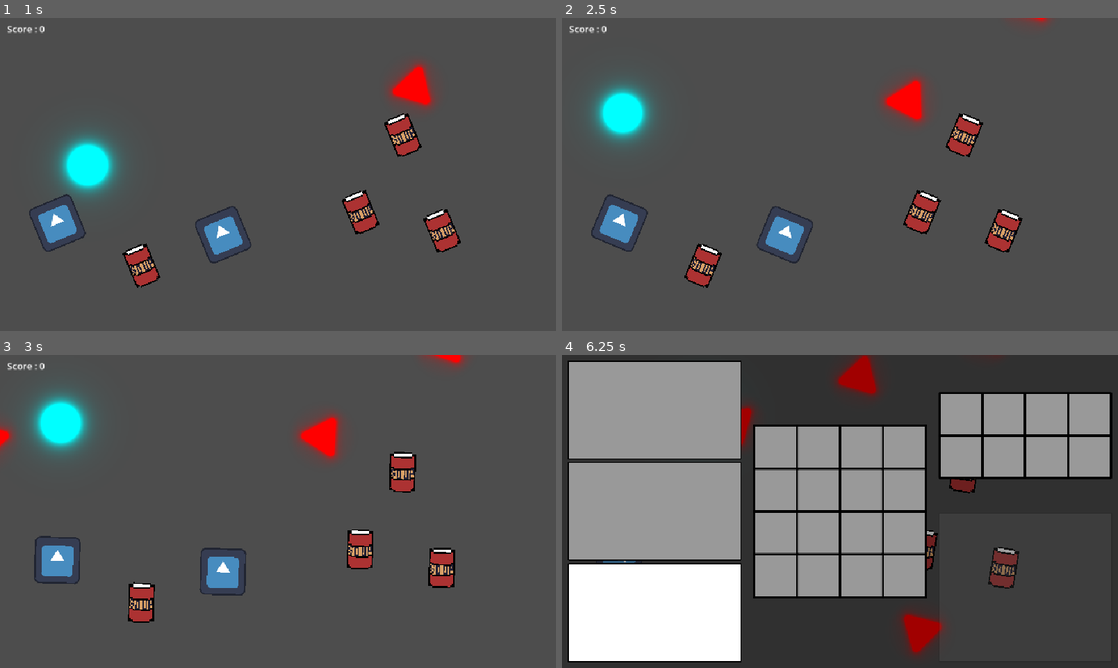
Above: before the commit, frames 1-4 (two rows, left to right).
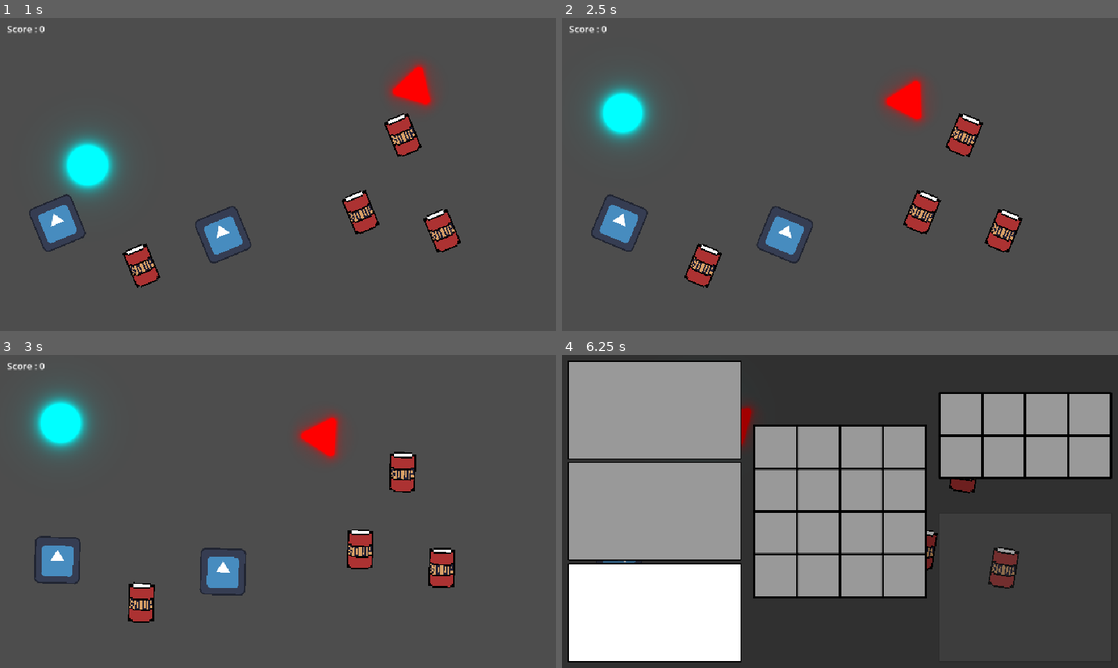
Above: after the commit, the same moments.

Repository: loco-choco/quantux-ui-experiment
Game: Godot game, scene res://main.tscn
The game is run twice, just before and just after one commit, with the same random seed, the same clock (stepped at 60 frames per second) and the same inputs. The engine's default icon, where the game draws it, is replaced by a stand-in: a white triangle on a blue panel in a dark square.
Inputs (mouse positions are in pixels of both pictures, inside the frame that each line leads up to):
- Up to frame 1 (1 s): move the mouse to (400, 158) at 0.52 s; hold Left (player_move_x_neg) from 0.53 s (still down); click (400, 158) at 0.67 s
- Up to frame 2 (2.5 s): move the mouse to (728, 190) at 1.27 s; release Left (player_move_x_neg) at 1.28 s; tap Right (player_move_x_pos) at 1.35 s; click (728, 190) at 1.42 s; move the mouse to (895, 105) at 2.02 s; hold Up (player_move_y_neg) from 2.03 s (still down); click (895, 105) at 2.17 s
- Up to frame 3 (3 s): move the mouse to (250, 574) at 2.77 s; release Up (player_move_y_neg) at 2.78 s; tap Down (player_move_y_pos) at 2.85 s; click (250, 574) at 2.92 s
- Up to frame 4 (6.25 s): move the mouse to (1006, 558) at 3.52 s; tap E (shoot) at 3.6 s; click (1006, 558) at 3.67 s; tap Space (hud_toggle_inventory) at 4.15 s; move the mouse to (656, 411) at 4.27 s; tap Left (player_move_x_neg) at 4.35 s; click (656, 411) at 4.42 s; click (656, 411) at 4.9 s; move the mouse to (656, 511) at 5.02 s; hold Right (player_move_x_pos) 5.03-5.78 s; click (656, 511) at 5.17 s; move the mouse to (656, 611) at 5.77 s; tap Up (player_move_y_neg) at 5.85 s; click (656, 611) at 5.92 s

Frame 1 is identical in both runs. In frame 2, less than 0.1% of the frame differs, in the area x 81-88%, y 0-3%; in frame 3, 0.4%; in frame 4, 1.5%, in the area x 49-79%, y 0-97%.

Commit message:
implemented item dropping

Diff:
--- a/gameplay/player.gd
+++ b/gameplay/player.gd
@@ -4,6 +4,7 @@
 
 @export var speed = 200
 
+@onready var inventory : Inventory = $%Inventory
 
 # Called when the node enters the scene tree for the first time.
 func _ready() -> void:
@@ -28,7 +29,11 @@
 	#else:
 		#$SpriteBouncer2D.stop()
 
-
 func _on_area_entered(area: Area2D) -> void:
 	if area is Item:
 		item_collected.emit(area as Item)
+
+
+func _on_inventory_item_dropped(item: Item) -> void:
+	item.global_position = global_position
+	get_parent().add_child(item)
--- a/hud.gd
+++ b/hud.gd
@@ -11,5 +11,4 @@
 			$Inventory.hide()
 
 func _on_player_item_collected(item: Item) -> void:
-	if $Inventory.add_item(item.item_data):
-		item.hide_in_game()
+	$Inventory.add_item(item)
--- a/inventories/grid/inventory.gd
+++ b/inventories/grid/inventory.gd
@@ -1,9 +1,10 @@
-extends PanelContainer
+class_name Inventory extends PanelContainer
 
 signal weapon_slot_update(item: ItemData)
-signal item_dropped(item: ItemData)
+signal item_dropped(item: Item)
 
 @export var inventory_item_scene: PackedScene
+@export var item_scene: PackedScene
 
 @onready var bag_grid: ItemGrid = $%Bag
 @onready var quick_inv_grid: ItemGrid = $%QuickInventory
@@ -17,21 +18,26 @@
 func _weapon_slot_update(item: InventoryItem) -> void:
 	weapon_slot_update.emit(item.data)
 
-func _drop_item_slot_update(item: InventoryItem) -> void:
-	if item == null:
+func _drop_item_slot_update(inv_item: InventoryItem) -> void:
+	if inv_item == null:
 		return
-	item.queue_free()
+	var dropped_item : Item  = item_scene.instantiate()
+	dropped_item.item_data = inv_item.data
+	inv_item.queue_free()
 	drop_item_slot.clear_item()
-	item_dropped.emit(item.data)
+	item_dropped.emit(dropped_item)
 
-func add_item(item_data: ItemData) -> bool:
-	var inventory_item = inventory_item_scene.instantiate()
+func add_item(item: Item) -> bool:
+	var item_data : ItemData = item.item_data
+	var inventory_item : InventoryItem  = inventory_item_scene.instantiate()
 	inventory_item.data = item_data
 	add_child(inventory_item)
 	var success = bag_grid.attempt_to_add_item_data(inventory_item)
 	if !success:
 		print("Item doesn't fit!")
 		inventory_item.queue_free()
+	else:
+		item.queue_free()
 	return success
 
 func get_bagged_items() -> Array[ItemData]:
--- a/items/item.gd
+++ b/items/item.gd
@@ -1,6 +1,13 @@
 class_name Item extends Area2D
 
 @export var item_data: ItemData
+@onready var sprite: SpriteBouncer2D = $SpriteBouncer2D
+
+func _ready() -> void:
+	sync_with_item_data()
+
+func sync_with_item_data() -> void:
+	sprite.texture = item_data.texture
 
 func hide_in_game() -> void:
 	hide()
--- a/main.gd
+++ b/main.gd
@@ -27,6 +27,7 @@
 	create_tween().tween_property($Score, "scale", Vector2.ONE, 0.7).set_trans(Tween.TRANS_BOUNCE).set_ease(Tween.EASE_OUT)
 
 func _on_spawn_new_enemy_timeout() -> void:
+	return
 	var new_enemy = enemy_scene.instantiate()
 	new_enemy.name = "Enemy" + str(enemy_cpt)
 	enemy_cpt += 1
--- a/main.tscn
+++ b/main.tscn
@@ -21,18 +21,22 @@
 color = Color(0, 0, 0, 1)
 
 [node name="Player" parent="." instance=ExtResource("1_ig7tw")]
+unique_name_in_owner = true
 position = Vector2(241, 254)
+
+[node name="HUD" type="CanvasLayer" parent="."]
+unique_name_in_owner = true
+script = ExtResource("3_1bvp3")
+
+[node name="Inventory" parent="HUD" instance=ExtResource("4_lquwl")]
+unique_name_in_owner = true
+item_scene = ExtResource("2_0xm2m")
 
 [node name="Item2" parent="." instance=ExtResource("2_0xm2m")]
 position = Vector2(385, 374)
 
 [node name="Item" parent="." instance=ExtResource("2_0xm2m")]
 position = Vector2(99, 354)
-
-[node name="HUD" type="CanvasLayer" parent="."]
-script = ExtResource("3_1bvp3")
-
-[node name="Inventory" parent="HUD" instance=ExtResource("4_lquwl")]
 
 [node name="Soup" parent="." instance=ExtResource("5_lquwl")]
 position = Vector2(244, 426)
@@ -75,4 +79,5 @@
 [node name="6" parent="Bullets" instance=ExtResource("8_5vw27")]
 
 [connection signal="item_collected" from="Player" to="HUD" method="_on_player_item_collected"]
+[connection signal="item_dropped" from="HUD/Inventory" to="Player" method="_on_inventory_item_dropped"]
 [connection signal="timeout" from="SpawnNewEnemy" to="." method="_on_spawn_new_enemy_timeout"]
